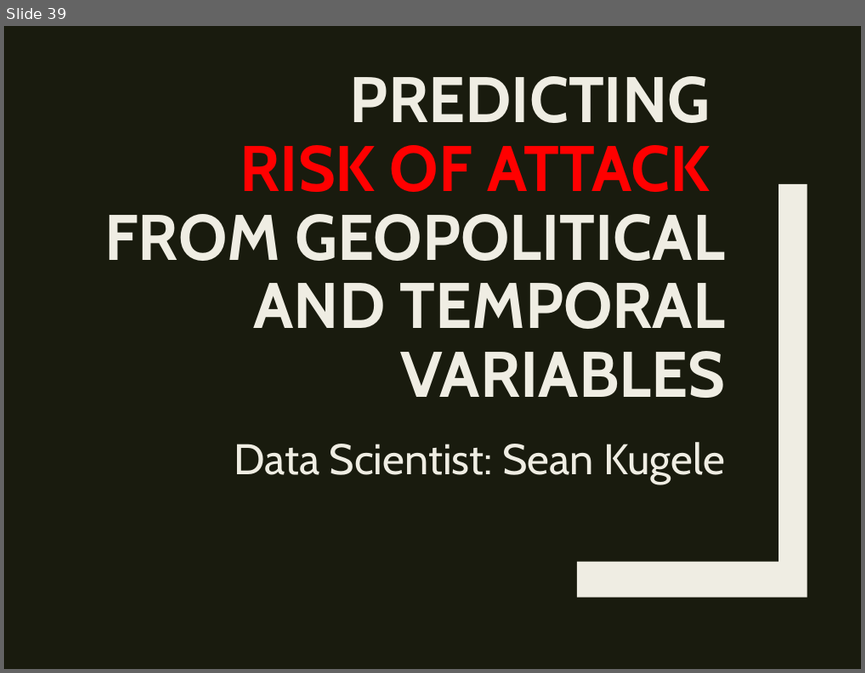
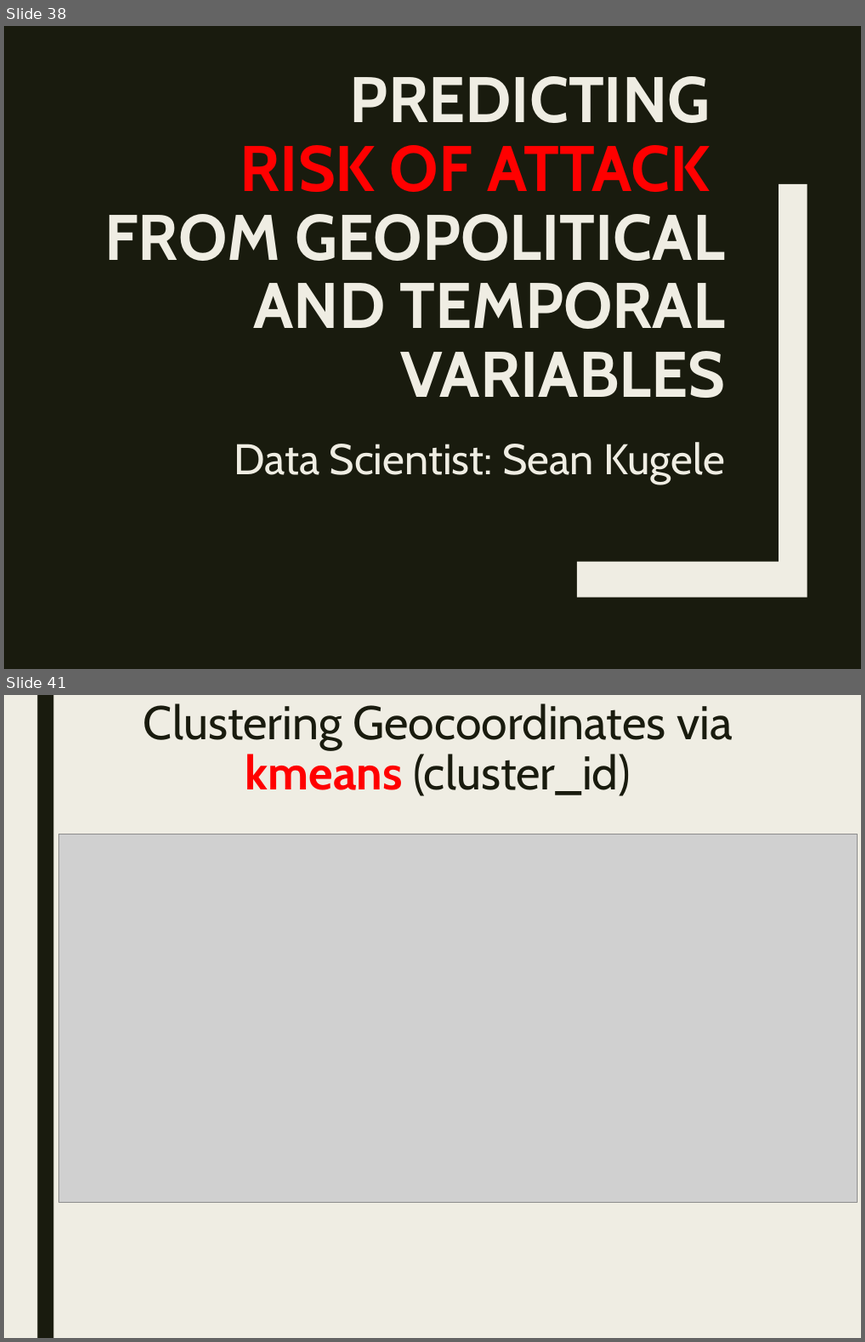
Before and after one commit to stats-learning-fall2019/final-project, a slide deck: presentation/gtdb-final-presentation.pptx. Shown one above the other, each under a label of ours: slide 39 before the commit, slides 38 and 41 after it; the slides between them are not shown. The pictures are 865x673 and 865x1342 pixels, drawn with LibreOffice and Linux fonts; fonts in the diff are those of the drawing; grey boxes stand for pictures. Boxes give left, top, right and bottom in pixels: in the first picture for what was removed or moved away, otherwise in the second. Text is boxed around its words. In the diff, an @@ line names an element or a change of style, - is before the commit and + after.

```diff
--- a/presentation/gtdb-final-presentation.pptx
+++ b/presentation/gtdb-final-presentation.pptx
@@ slide 41 added at (4, 695, 861, 1338), background #EFEDE3 @@
@@ rectangle added at (37, 695, 53, 1338), fill #191B0E @@
@@ title added at (143, 703, 732, 796), 39.6 pt, text #191B0E @@
+Clustering Geocoordinates via kmeans (cluster_id)
@@ picture added at (59, 834, 857, 1202) @@
@@ what was slide 39 is now slide 38 @@
```
Also in this commit, not shown: 2 slides changed, 8 other slides added, 1 slide removed.
